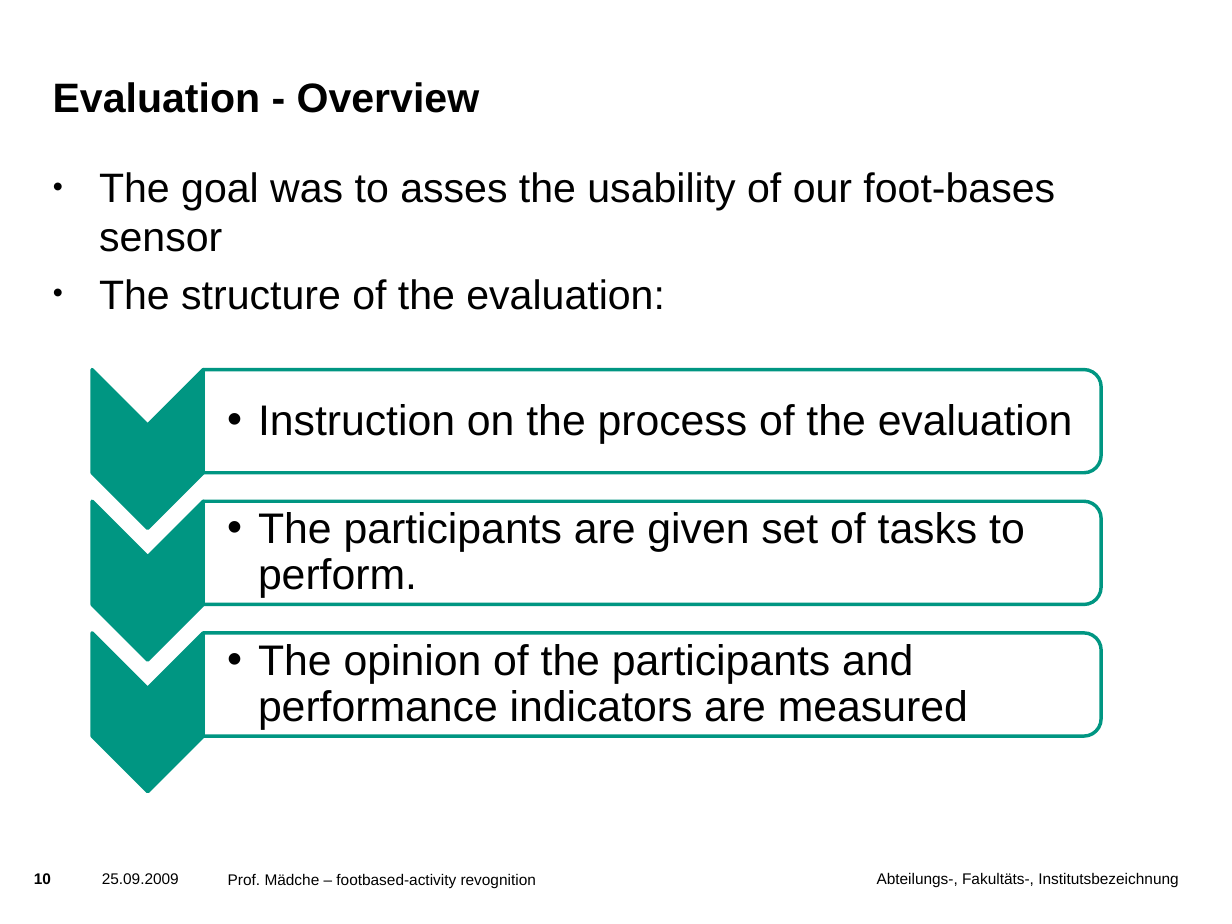
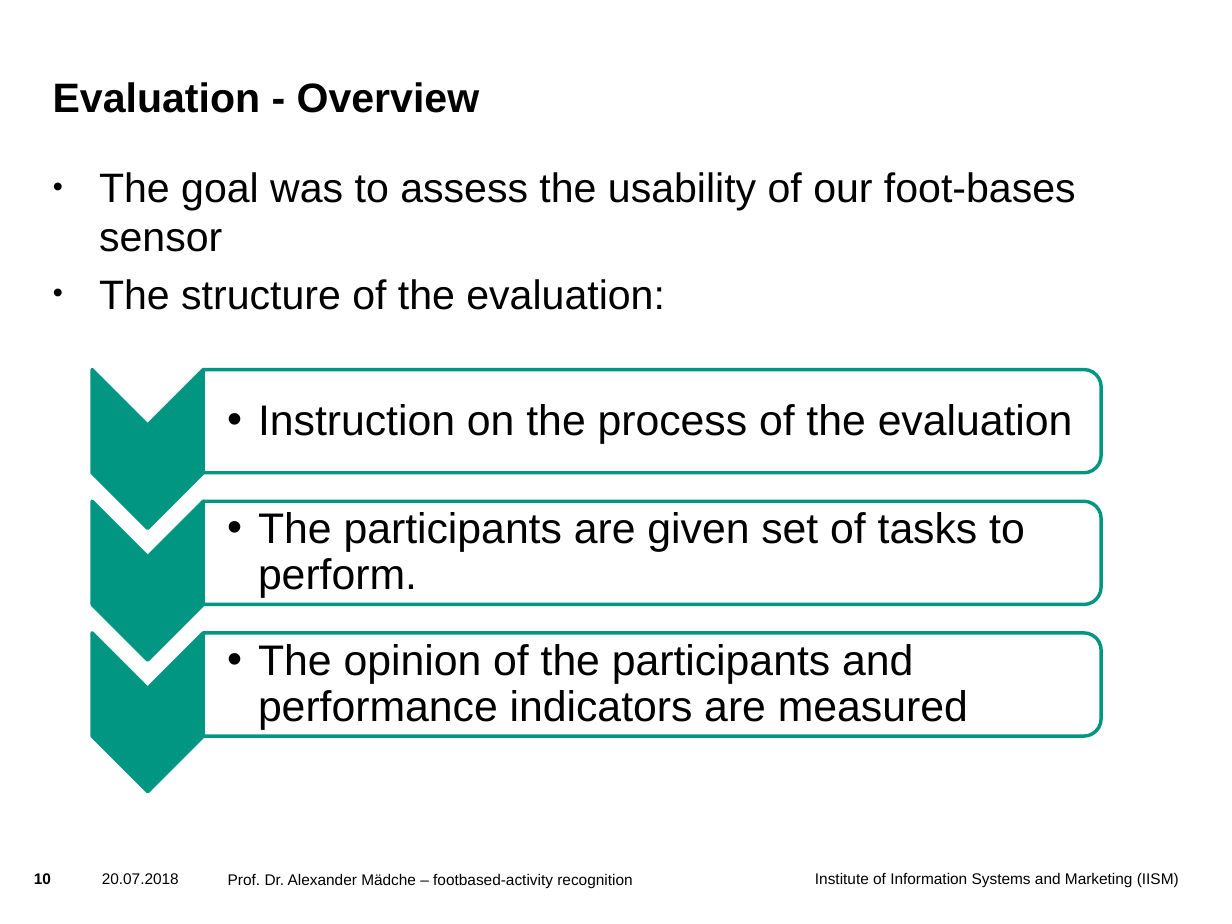
Before and after one commit to liskior/Footbased, a slide deck: slide 10 of docs/presentation/final presentation/final presentation_foot-based activity recognition.pptx. Drawn at 1232x924 pixels with LibreOffice and Linux fonts; fonts in the diff are those of the drawing; background and template pictures are left out. Boxes give left, top, right and bottom in pixels: in the first picture for what was removed or moved away, otherwise in the second. Text is boxed around its words. In the diff, an @@ line names an element or a change of style, - is before the commit and + after.

```diff
--- a/docs/presentation/final presentation/final presentation_foot-based activity recognition.pptx
+++ b/docs/presentation/final presentation/final presentation_foot-based activity recognition.pptx
@@ text at [99, 172, 1076, 252]: text changed @@
-• The goal was to asses the usability of our foot-bases sensor
+• The goal was to assess the usability of our foot-bases sensor
@@ text at [102, 873, 179, 884]: text changed @@
-25.09.2009
+20.07.2018
@@ text at [228, 873, 632, 888]: text changed @@
-Prof. Mädche – footbased-activity revognition
+Prof. Dr. Alexander Mädche – footbased-activity recognition
@@ text at [815, 872, 1179, 888]: text changed @@
-Abteilungs-, Fakultäts-, Institutsbezeichnung
+Institute of Information Systems and Marketing (IISM)
```
Also in this commit, not shown: 18 other slides changed, 1 slide removed, 7 other files.
